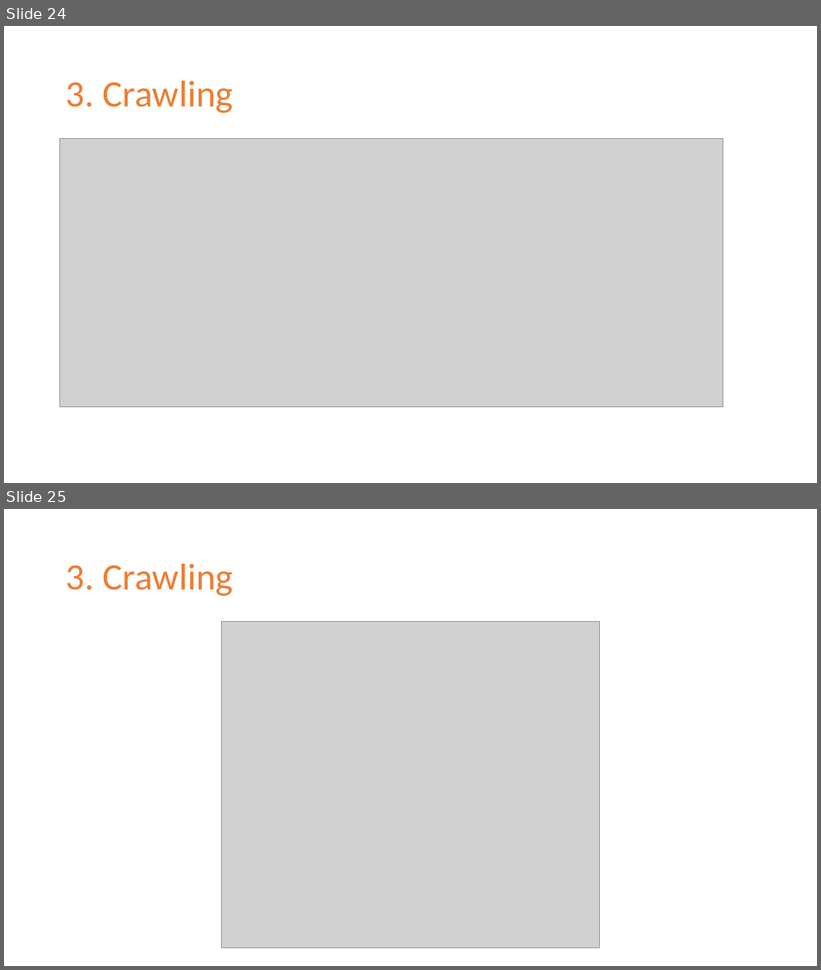
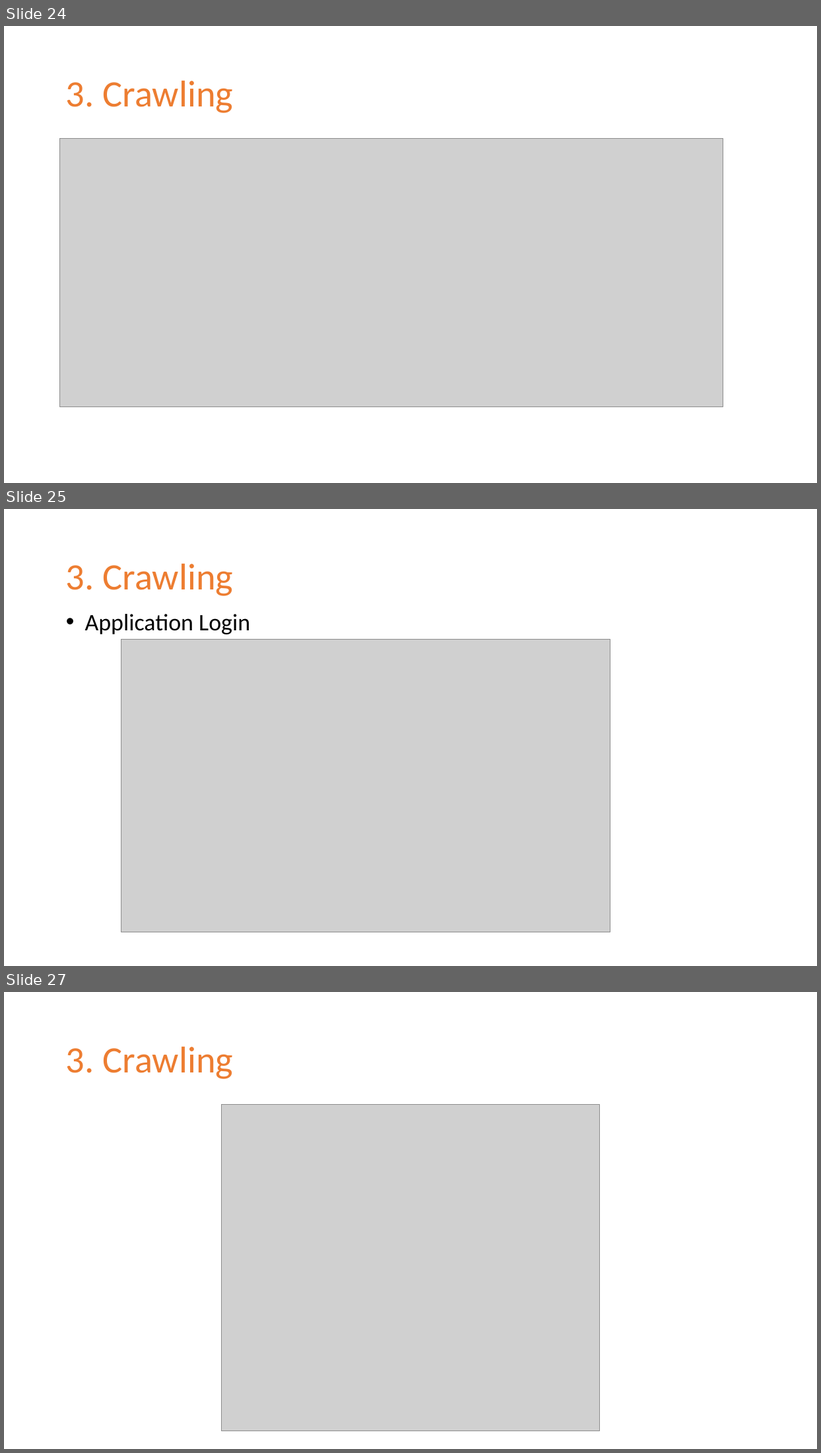
Before and after one commit to lUcgryy/Port-Swigger, a slide deck: Study/PortSwigger.pptx. Shown one above the other, each under a label of ours: slides 24 and 25 before the commit, slides 24, 25 and 27 after it; the slides between them are not shown. The pictures are 821x970 and 821x1453 pixels, drawn with LibreOffice and Linux fonts; fonts in the diff are those of the drawing; grey boxes stand for pictures. Boxes give left, top, right and bottom in pixels: in the first picture for what was removed or moved away, otherwise in the second. Text is boxed around its words. In the diff, an @@ line names an element or a change of style, - is before the commit and + after.

```diff
--- a/Study/PortSwigger.pptx
+++ b/Study/PortSwigger.pptx
@@ slide 25 added at <box>4,509,817,966</box>, background #FFFFFF @@
@@ title added at <box>66,563,233,596</box>, 44 pt, text #ED7D31 @@
+3. Crawling
@@ text added at <box>85,614,250,634</box>, 28 pt, text #000000 @@
+• Application Login
@@ picture added at <box>121,640,611,933</box> @@
@@ what was slide 25 is now slide 27 @@
```
Also in this commit, not shown: 1 other slide added.
